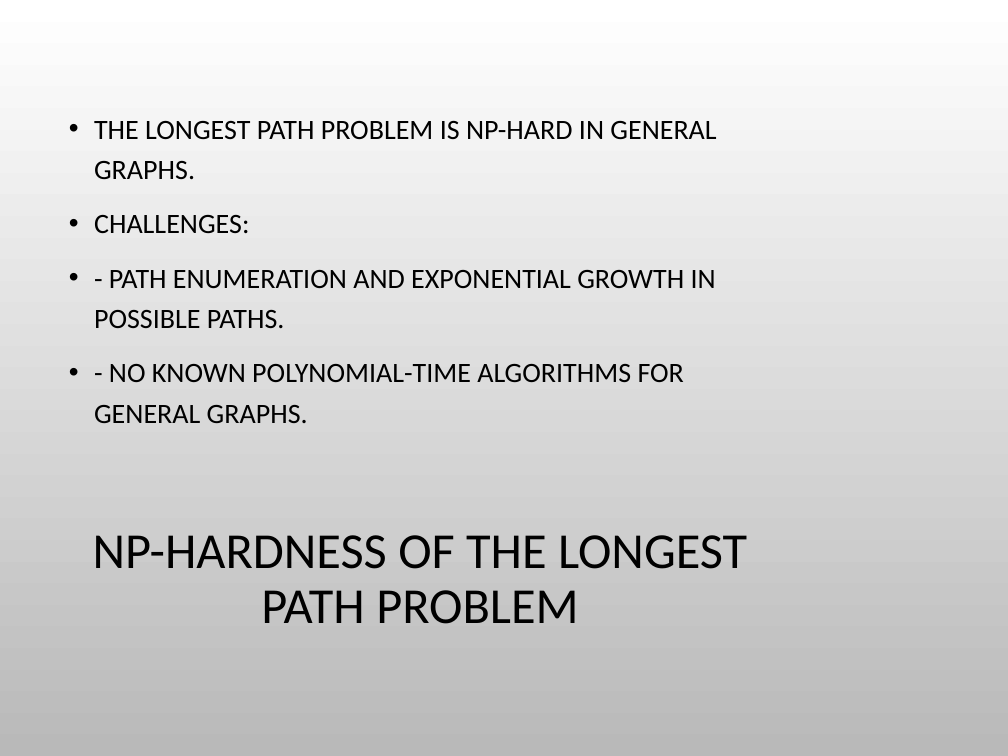
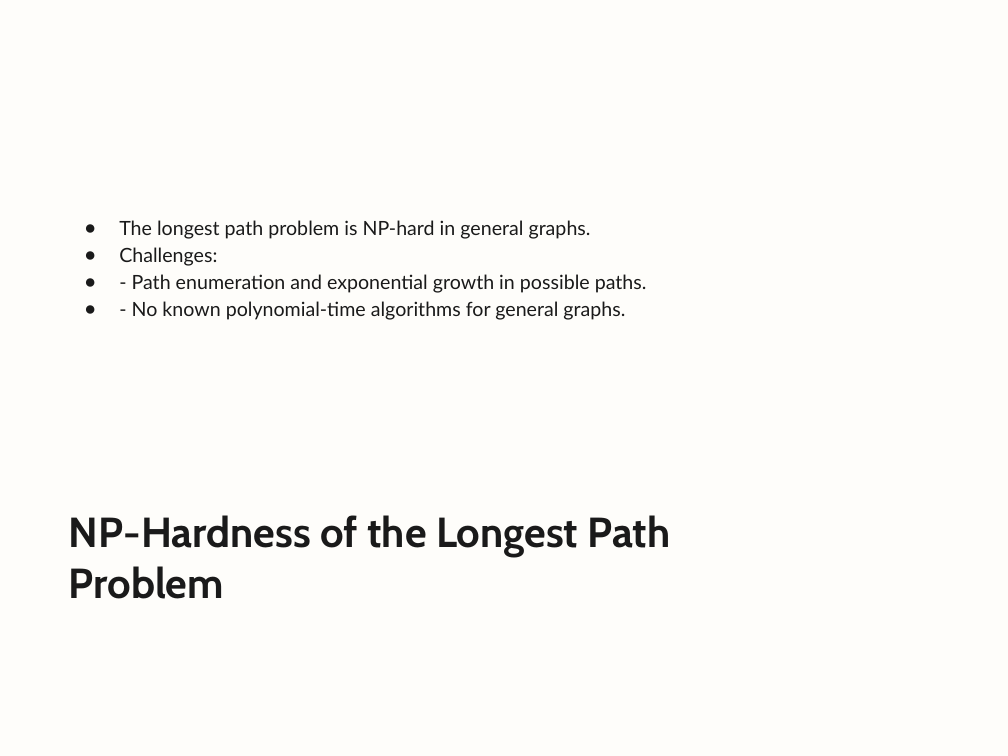
Before and after one commit to ParsaMohammadpour/advanced-algorithm-assignments, a slide deck: slide 12 of representation/Longest_Path_Problem_in_Graphs.pptx (slide 10 before the commit). Drawn at 1008x756 pixels with LibreOffice and Linux fonts; fonts in the diff are those of the drawing; background and template pictures are left out. Boxes give left, top, right and bottom in pixels: in the first picture for what was removed or moved away, otherwise in the second. Text is boxed around its words. In the diff, an @@ line names an element or a change of style, - is before the commit and + after.

Commit message:
until the end of applications and challenges

```diff
--- a/representation/Longest_Path_Problem_in_Graphs.pptx
+++ b/representation/Longest_Path_Problem_in_Graphs.pptx
@@ background picture (left out) to #FEFDFA @@
@@ text at bbox=[119, 220, 647, 320]: text changed; size 20 to 14 pt; font Calibri to Lato; text colour #000000 to #1A1A1A @@
-• THE LONGEST PATH PROBLEM IS NP-HARD IN GENERAL GRAPHS.
-• CHALLENGES:
-• - PATH ENUMERATION AND EXPONENTIAL GROWTH IN POSSIBLE PATHS.
-• - NO KNOWN POLYNOMIAL-TIME ALGORITHMS FOR GENERAL GRAPHS.
+● The longest path problem is NP-hard in general graphs.
+● Challenges:
+● - Path enumeration and exponential growth in possible paths.
+● - No known polynomial-time algorithms for general graphs.
@@ title "NP-Hardness of the Longest Path ..." at bbox=[69, 515, 671, 599]: vertical alignment middle to top @@
@@ title at bbox=[69, 515, 671, 599]: text changed; size 36 to 30 pt; font Calibri to Cabin; text colour #000000 to #1A1A1A; bold on @@
-NP-HARDNESS OF THE LONGEST PATH PROBLEM
+NP-Hardness of the Longest Path Problem
```
Also in this commit, not shown: 15 other slides changed, 2 slides added.
